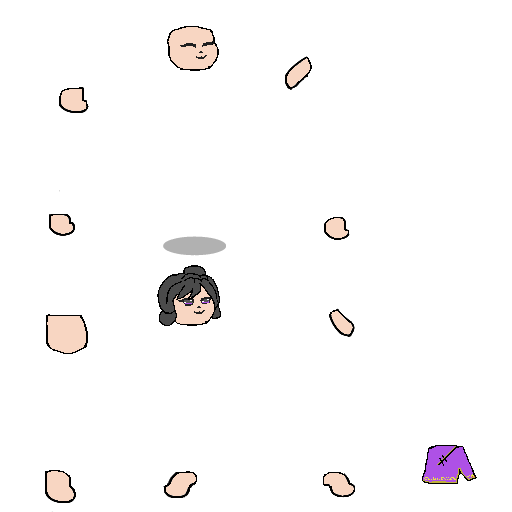
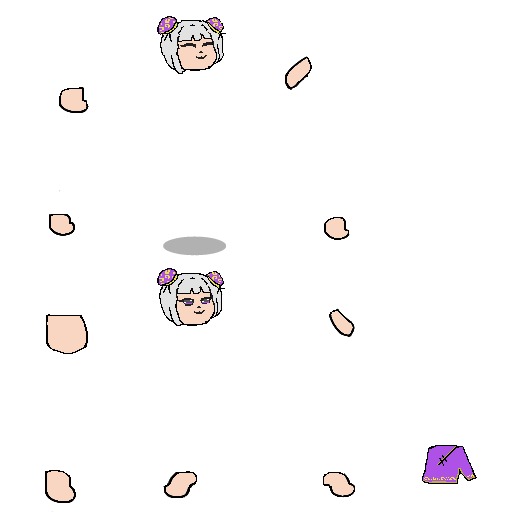
Before/after of a w=512, h=512 layered artwork. What changed in the layer stack:
removed layer "LHair" over [157, 265, 221, 326]
showed "hair accessories", moved it out of group "Folder 2" over [159, 17, 223, 284]
painted on "UFace" over [215, 59, 220, 63]
painted on "LFace" over [213, 313, 218, 317]
moved "Uhair" out of group "Folder 2", painted on it over [157, 16, 226, 74]
showed "Lhair", moved it out of group "Folder 2", painted on it over [157, 268, 225, 326]
painted on "fill" (1st of 3) over [168, 311, 173, 318]
painted on "lineart" over [167, 310, 173, 319]
